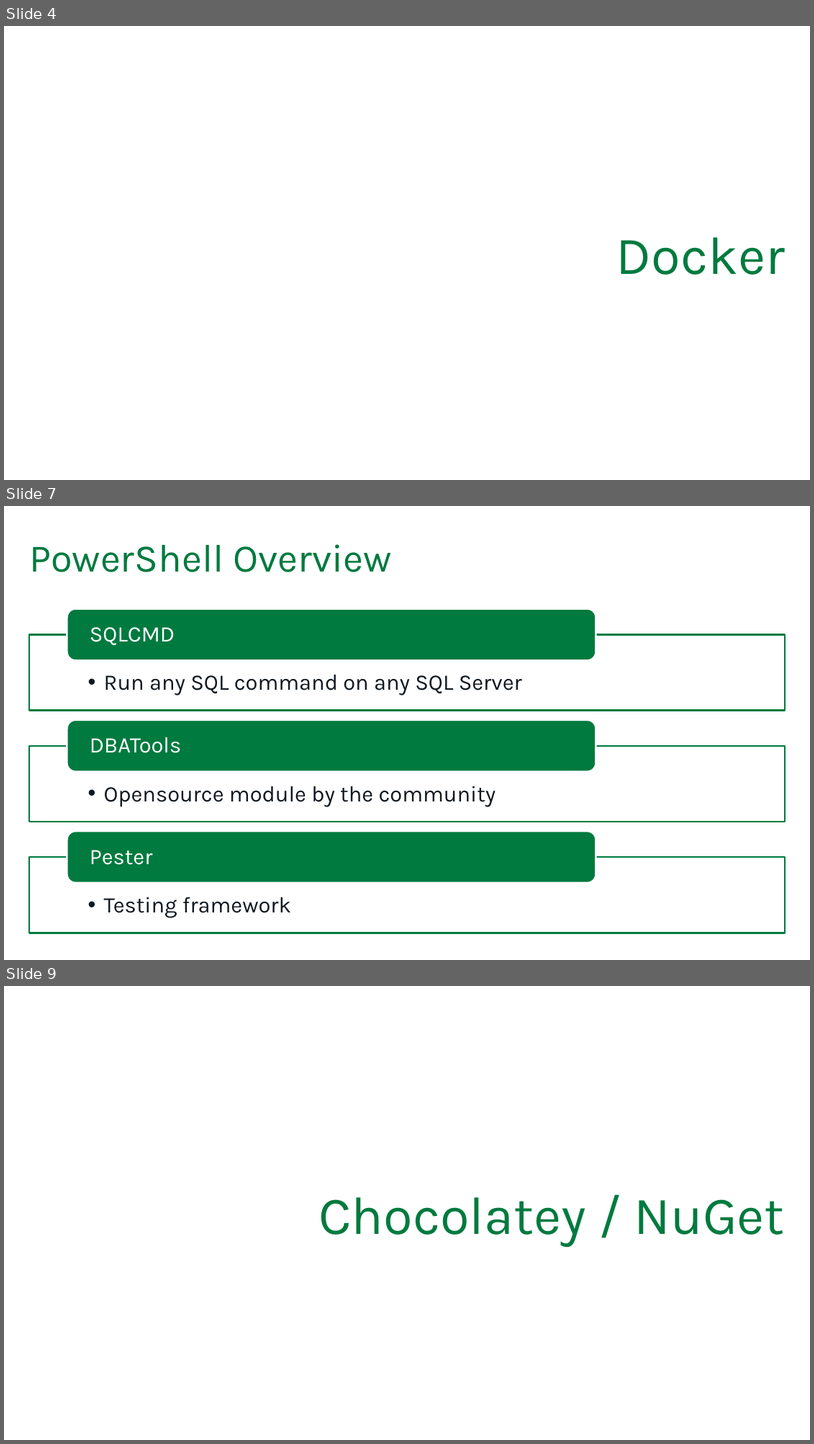
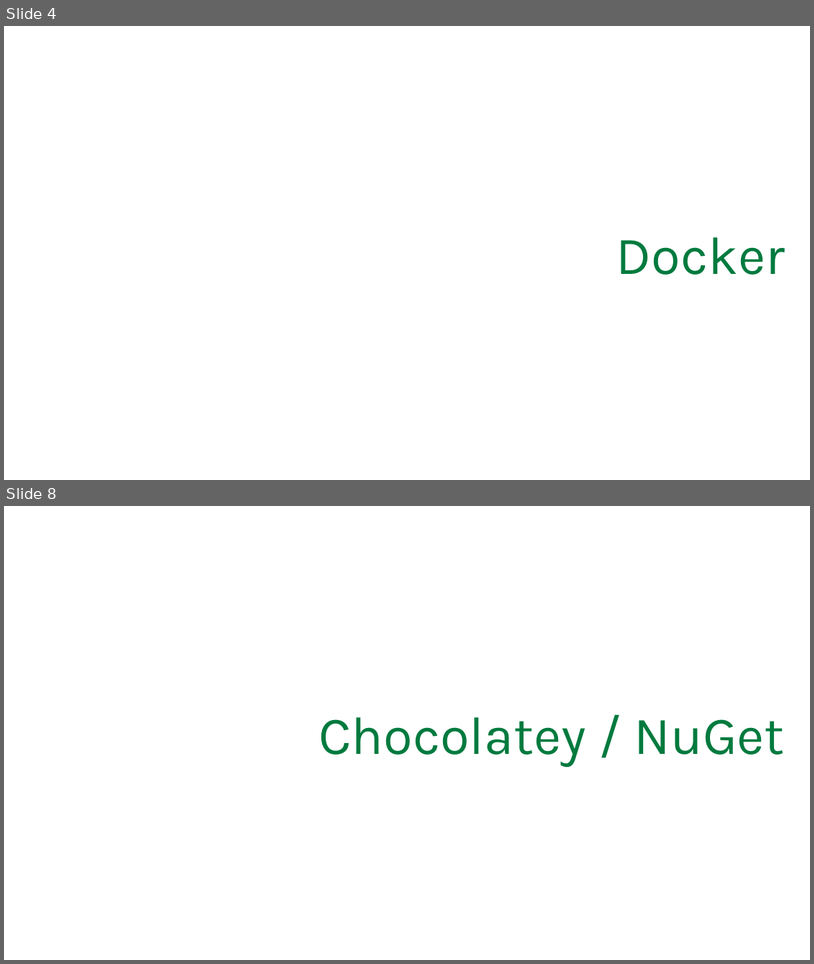
Before and after one commit to SQLPioneer/Presentations, a slide deck: Automation/EnvironmentAutomation.pptx. Shown one above the other, each under a label of ours: slides 4, 7 and 9 before the commit, slides 4 and 8 after it; the slides between them are not shown. The pictures are 814x1444 and 814x964 pixels, drawn with LibreOffice and Linux fonts; fonts in the diff are those of the drawing; background and template pictures are left out. Boxes give left, top, right and bottom in pixels: in the first picture for what was removed or moved away, otherwise in the second. Text is boxed around its words. In the diff, an @@ line names an element or a change of style, - is before the commit and + after.

Commit message:
polishing Powershell Basics file and renaming

```diff
--- a/Automation/EnvironmentAutomation.pptx
+++ b/Automation/EnvironmentAutomation.pptx
@@ slide 7 removed at <box>4,506,810,960</box>, background #FFFFFF @@
@@ title removed at <box>29,544,391,572</box> @@
-PowerShell Overview
@@ group removed at <box>29,608,784,932</box>: 6 texts, 3 rectangles, 3 rounded rectangles @@
-  • Run any SQL command on any SQL Server
-SQLCMD
-  • Opensource module by the community
-DBATools
-  • Testing framework
-Pester
@@ what was slide 9 is now slide 8 @@
```
Also in this commit, not shown: 3 slides changed, 4 slides added, 4 other slides removed, 4 other files.
